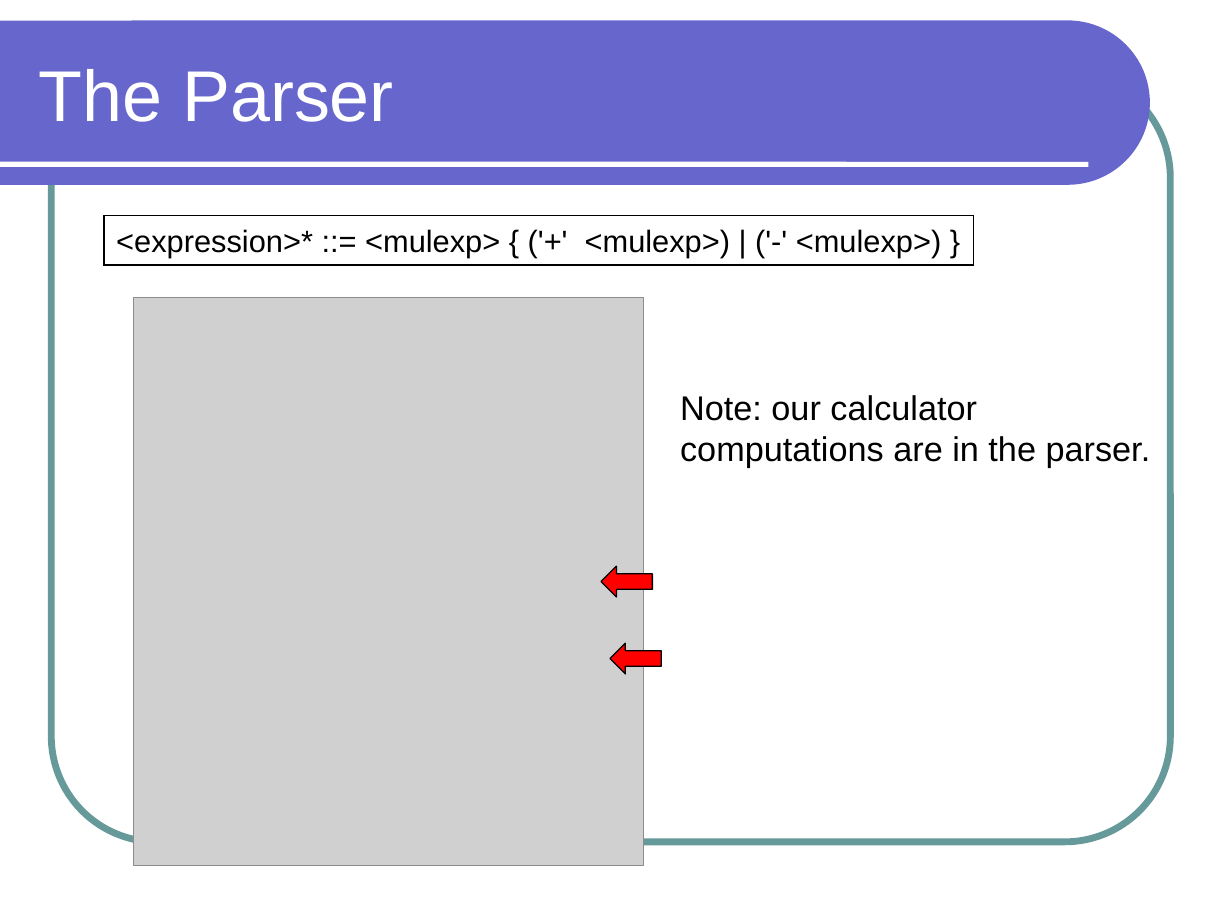
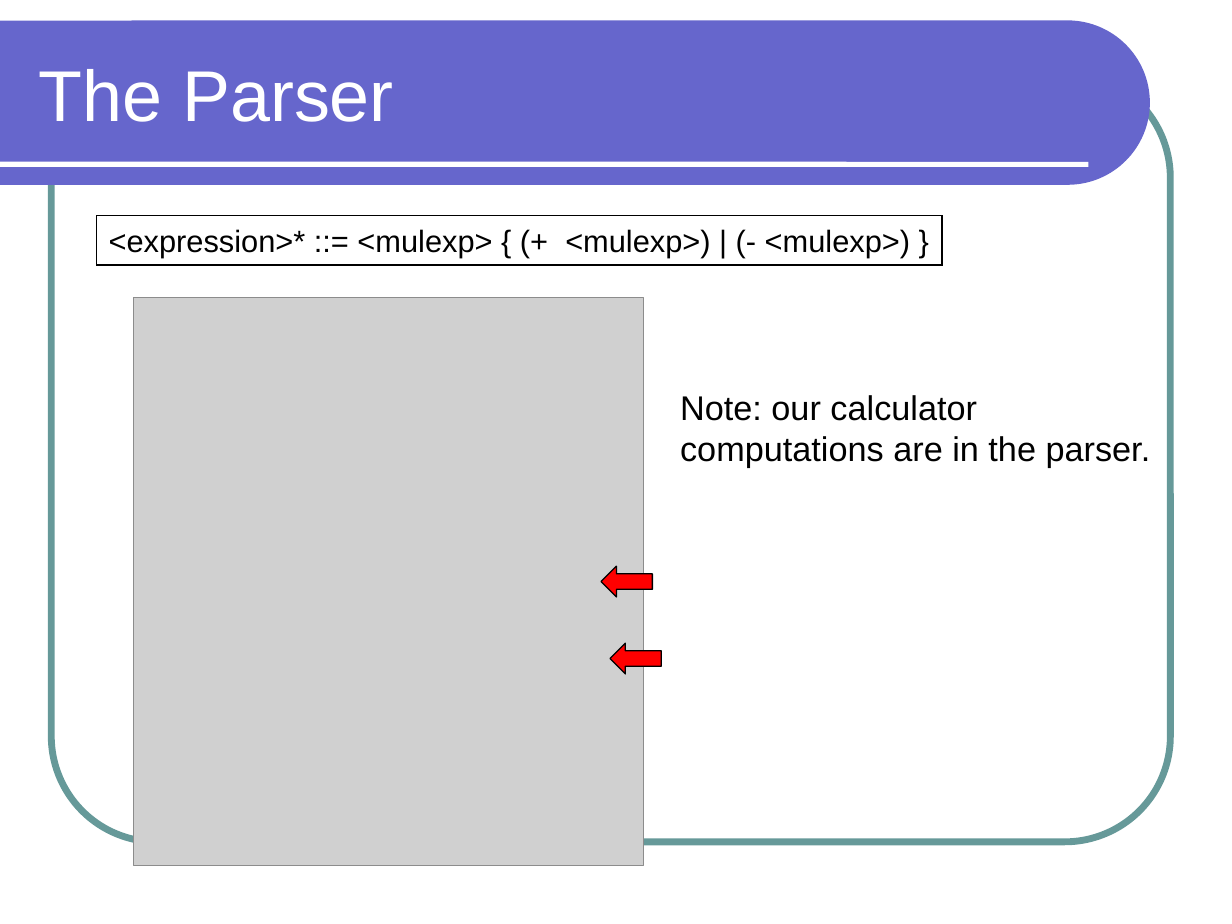
Before and after one commit to lutzhamel/CSC301, a slide deck: slide 13 of notes/csc301-ln012.ppt (slide 16 before the commit). Drawn at 1232x924 pixels with LibreOffice and Linux fonts; fonts in the diff are those of the drawing; grey boxes stand for pictures. Boxes give left, top, right and bottom in pixels: in the first picture for what was removed or moved away, otherwise in the second. Text is boxed around its words. In the diff, an @@ line names an element or a change of style, - is before the commit and + after.

```diff
--- a/notes/csc301-ln012.ppt
+++ b/notes/csc301-ln012.ppt
@@ rectangle "<expression>* ::= <mulexp> { (+ ...": place and size @@
-rectangle "<expression>* ::= <mulexp> { (+ ..." at [105, 216, 973, 265]
+rectangle "<expression>* ::= <mulexp> { (+ ..." at [96, 216, 941, 265]
@@ text in rectangle at [109, 229, 910, 258]: text changed @@
-<expression>* ::= <mulexp> { ('+' <mulexp>) | ('-' <mulexp>) }
+<expression>* ::= <mulexp> { (+ <mulexp>) | (- <mulexp>) }
```
Also in this commit, not shown: 14 other slides changed, 3 slides added, 1 slide removed, 7 other files.
